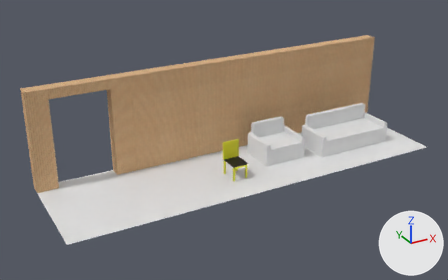
An edit to the Blender file Blender projects/furniture.blend, drawn before and after from the same camera.
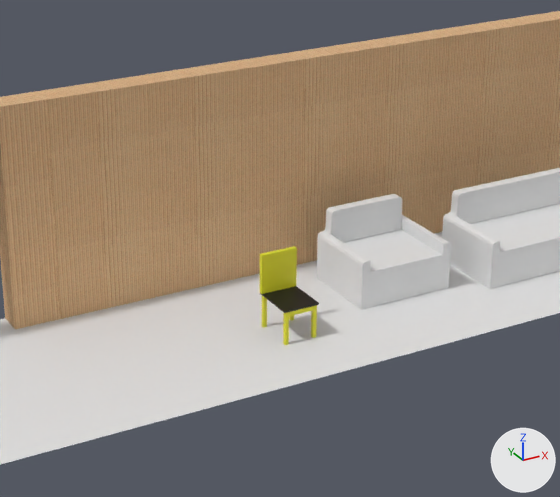
There are two pictures of each version: one whole from a 50 mm camera at (6.57, -8.36, 5.61) aimed at (12.02, 1.56, 0.65), one close up on the part from 25% to 79% of the width and 12% to 88% of the height. Arrows for +X, +Y and +Z are at lower right; the lights stay in place.

Names of what the first close-up shows: 'Plane', 'Plane.001', 'Plane.002', 'Plane.003', 'armchair', 'chair', 'sofa', 'wall', 'wall.001', 'wall.002', 'wall_doorway'.
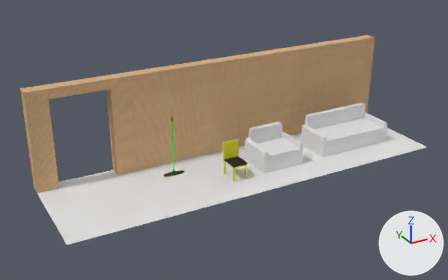
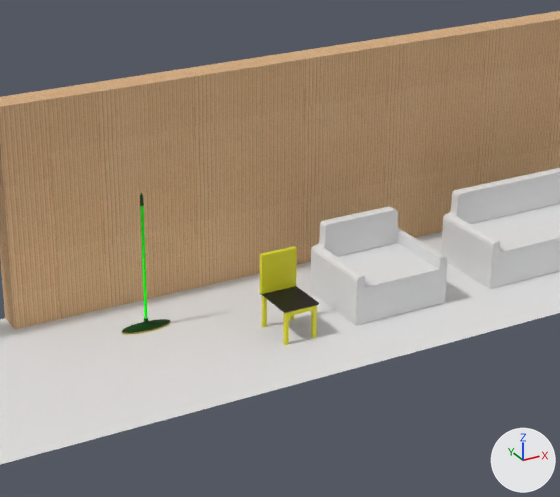
Location of each change, (x1, y1, x2, y2) in pixels of the close-ups (560 x 497 px):
'armchair', moved: before (317, 194, 451, 310); after (311, 206, 447, 326)
'Mop', added (green): after (122, 193, 170, 334)
    faces in mat_mop_dark (its picture is missing): (122, 193, 170, 333)
    faces in mat_mop_handle (its picture is missing): (140, 206, 147, 319)

Patch to the scene script:
```diff
--- a/Blender projects/furniture.blend.py
+++ b/Blender projects/furniture.blend.py
@@ img_whiteplastic_n_png @@
+img_whiteplastic_n_png = load_image('whiteplastic_n.png', '../Assets/Models/whiteplastic_n.png', 2048, 2048, 'Non-Color')
@@ img_whiteplastic_r_png @@
+img_whiteplastic_r_png = load_image('whiteplastic_r.png', '../Assets/Models/whiteplastic_r.png', 2048, 2048, 'Non-Color')
@@ img_texturescom_abstractvarious0037_1_seamless_s_jpg @@
+img_texturescom_abstractvarious0037_1_seamless_s_jpg = load_image('TexturesCom_AbstractVarious0037_1_seamless_S.jpg', 'TexturesCom_AbstractVarious0037_1_seamless_S.jpg', 1024, 1024, 'sRGB')
@@ mat_mop_dark @@
+mat_mop_dark = bpy.data.materials.new('mop dark')
+# colours: dark green #004002
+# uses the picture img_whiteplastic_n_png
+# uses the picture img_whiteplastic_r_png
@@ mat_mop_handle @@
+mat_mop_handle = bpy.data.materials.new('mop handle')
+# colours: green #00ff08
+# uses the picture img_whiteplastic_n_png
+# uses the picture img_whiteplastic_r_png
@@ mat_mop_sponge @@
+mat_mop_sponge = principled_material('mop sponge')
+mat_mop_sponge.texture = img_texturescom_abstractvarious0037_1_seamless_s_jpg
@@ me_cylinder @@
+me_cylinder.from_pydata(...)  # 480 vertices, 450 faces; spans x -0.225..0.225, y -0.082..0.082, z 0.001..1.245
+me_cylinder.polygons.foreach_set('use_smooth', [True] * 450)
+# faces by material slot: [32, 385, 33]
+me_cylinder.materials.append(mat_mop_handle)  # its picture is missing
+me_cylinder.materials.append(mat_mop_dark)  # its picture is missing
+me_cylinder.materials.append(mat_mop_sponge)  # picture img_texturescom_abstractvarious0037_1_seamless_s_jpg
@@ ob_armchair @@
 ob_armchair = bpy.data.objects.new('armchair', me_cube_003)
-ob_armchair.location = (13.337, 1.934, 0.0)
+ob_armchair.location = (13.126, 1.692, 0.0)
 ob_armchair.rotation_euler = (0.0, 0.0, 6.283)  # degrees (0, 0, 360)
@@ ob_mop @@
+ob_mop = bpy.data.objects.new('Mop', me_cylinder)
+ob_mop.location = (11.046, 1.864, 0.0)
```
